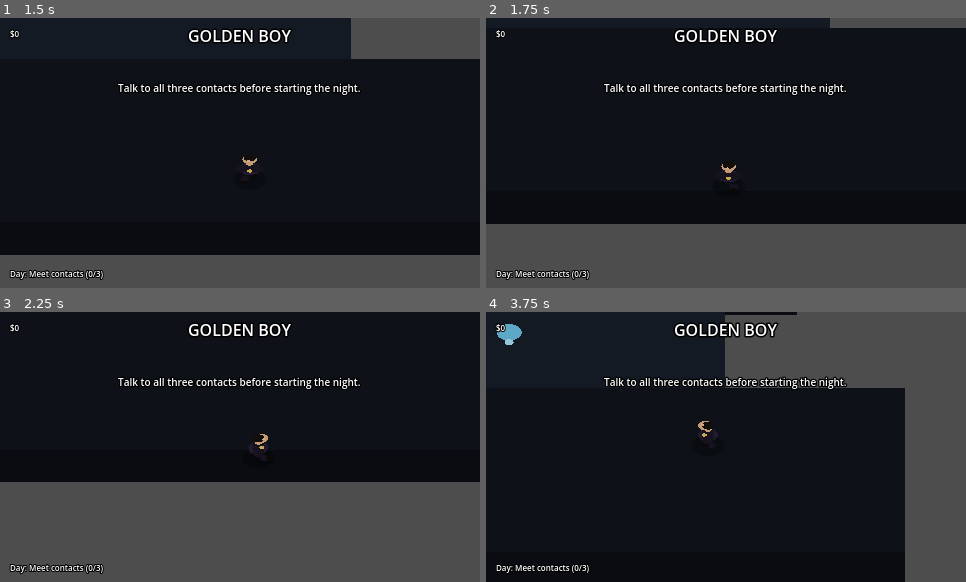
Above: before the commit, frames 1-4 (two rows, left to right).
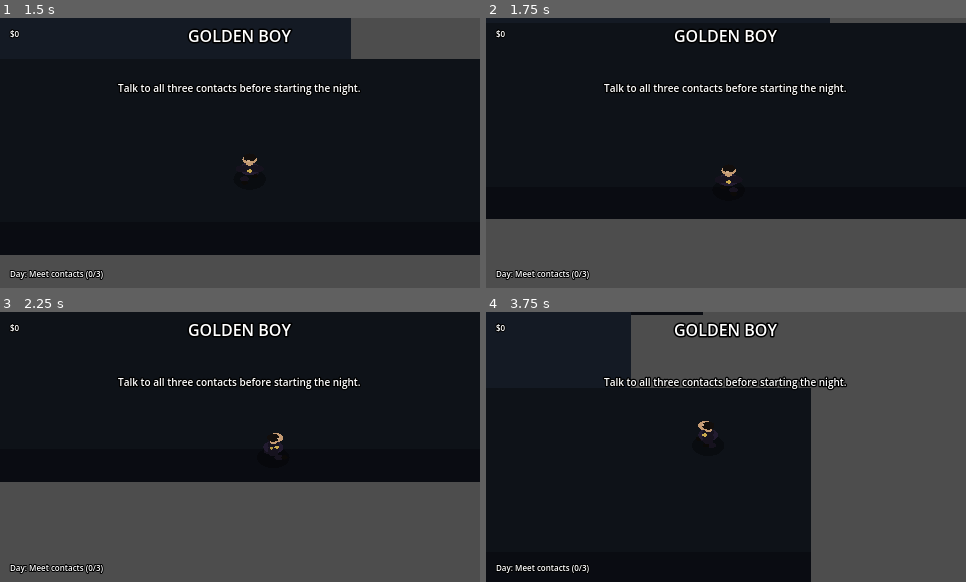
Above: after the commit, the same moments.

Repository: TheJohnCipher/golden_boy_3d_orthographic_closecam
Game: Godot game, scene res://scenes/main.tscn
The game is run twice, just before and just after one commit, with the same random seed, the same clock (stepped at 60 frames per second) and the same inputs.
Inputs:
- Up to frame 1 (1.5 s): hold D (move_right) 0.53-1.28 s; hold E (interact) 0.53-1.28 s; tap Tab (phase_switch) at 0.8, 1.35 s; hold S (move_back) from 1.28 s (still down)
- Up to frame 2 (1.75 s): keep holding S (move_back); tap Shift (sprint, bound only after the commit) at 1.55 s
- Up to frame 3 (2.25 s): release S (move_back) at 2.03 s; hold D (move_right) from 2.03 s (still down); hold Shift (sprint, bound only after the commit) from 2.03 s (still down)
- Up to frame 4 (3.75 s): tap E (interact) at 2.3, 2.85 s; release D (move_right) at 2.78 s; release Shift (sprint, bound only after the commit) at 2.78 s; hold W (move_forward) 2.78-3.53 s; tap Tab (phase_switch) at 3.05 s; hold A (move_left) from 3.53 s (still down); hold Tab (phase_switch) from 3.53 s (still down)

Frame 1 is identical in both runs. In frame 2, 2.5% of the frame differs, in the area x 0-100%, y 1-77%; in frame 3, 0.1%; in frame 4, 19%, in the area x 2-88%, y 0-100%.

Commit message:
Fix world_2d.gd syntax, NPC typed arrays, and map rendering logic

Diff:
--- a/scripts/world_2d.gd
+++ b/scripts/world_2d.gd
@@ -6,7 +6,7 @@
 
 const HUD_SCENE = preload("res://scenes/hud_2d.tscn")
 
-# ── Mission state (same contract as world_3d) ─────────────────────────────────
+# ── Mission state ─────────────────────────────────────────────────────────────
 var contact_npcs       : Array = []
 var guard_npcs         : Array = []
 var civilian_npcs      : Array = []
@@ -173,7 +173,7 @@
 func _init_input_map() -> void:
 	var map = {
 		"move_left": KEY_A, "move_right": KEY_D, "move_forward": KEY_W, "move_back": KEY_S,
-		"interact": KEY_E, "phase_switch": KEY_TAB, "restart_level": KEY_R,
+		"interact": KEY_E, "phase_switch": KEY_TAB, "sprint": KEY_SHIFT, "restart_level": KEY_R,
 		"toggle_fullscreen": KEY_F11, "pause": KEY_P, "toggle_mouse_capture": KEY_ESCAPE
 	}
 	for act in map:
Not shown, changed: README.md
Not shown, changed: docs/architecture.md
Not shown, changed: docs/city_block_map.md
